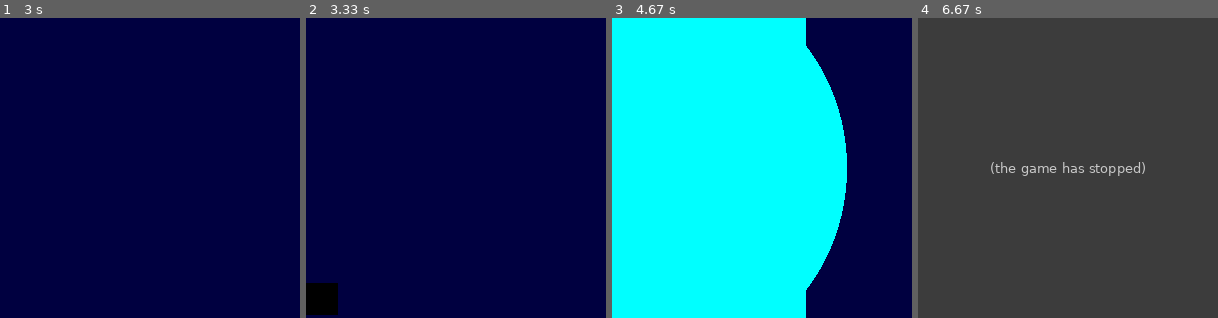
Above: before the commit, frames 1-4 (left to right).
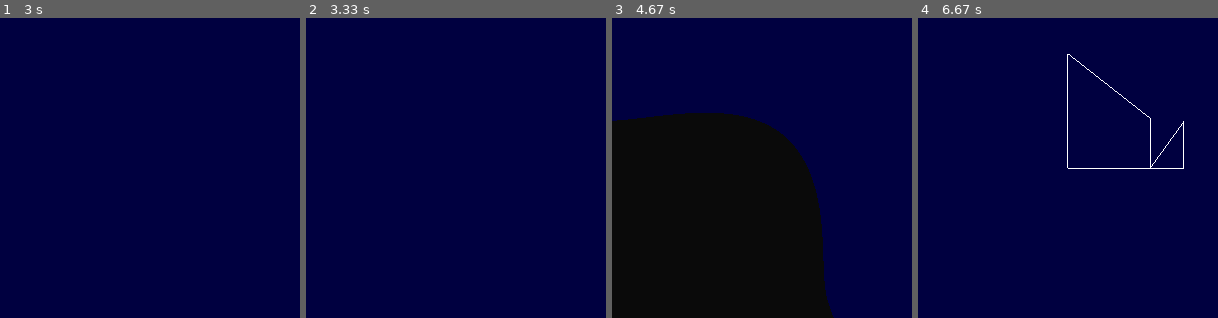
Above: after the commit, the same moments.

Repository: Distrotech/PyOpenGL
Game: pygame game, started from tests/tests.py
Two runs of this game, one before a commit and one after it. Both use one fixed random seed, a clock stepped at 60 frames per second and the inputs below. The source is Python 2; it was converted automatically to run under Python 3.
Inputs:
- Up to frame 1 (3 s): no input
- Up to frame 2 (3.33 s): no input
- Up to frame 3 (4.67 s): no input
- Up to frame 4 (6.67 s): no input

Frame 1 is identical in both runs. In frame 2, 1.1% of the frame differs, in the area x 0-11%, y 88-99%; in frame 3, 73%; in frame 4, 100%, in the area x 0-100%, y 0-100%.
Before the commit the program exited at 6.62 s; later frames show no game.

Commit message:
Add failing test for glMultiDrawElements

Diff:
--- a/tests/tests.py
+++ b/tests/tests.py
@@ -10,8 +10,14 @@
 from OpenGL.GLU import *
 from OpenGL.arrays import arraydatatype
 import OpenGL
+from OpenGL.extensions import alternate
 import ctypes
 from OpenGL.GL.EXT.framebuffer_object import *
+from OpenGL.GL.EXT.multi_draw_arrays import *
+
+glMultiDrawElements = alternate(
+	glMultiDrawElementsEXT, glMultiDrawElements,
+)
 
 
 class Test( unittest.TestCase ):
@@ -372,8 +378,11 @@
 		import numpy
 		a = numpy.arange( 0,1.2, .1, 'd' ).reshape( (-1,3 ))
 		glEnableClientState(GL_VERTEX_ARRAY)
-		glColorPointerf( a )
-		glColorPointerd( a )
+		try:
+			glColorPointerf( a )
+			glColorPointerd( a )
+		finally:
+			glDisableClientState( GL_VERTEX_ARRAY )
 	def test_constantPickle( self ):
 		"""Test that our constants can be pickled/unpickled properly"""
 		import pickle, cPickle
@@ -536,19 +545,22 @@
 		glNormal3f( 0,0,1 )
 		glColor3f( 1,1,1 )
 		glEnableClientState(GL_VERTEX_ARRAY)
-		for x in range( 1, 255, 10 ):
-			d.bind()
-			try:
-				glVertexPointerd( d )
-				glDrawElements( GL_LINE_LOOP, len(indices), GL_UNSIGNED_INT, indices )
-			finally:
-				d.unbind()
-			lastPoint = [[1.5,(1/255.) * float(x),0]]
-			d[-2:-1] = lastPoint
-			glFlush()
-			pygame.display.flip()
-			glClear( GL_COLOR_BUFFER_BIT|GL_DEPTH_BUFFER_BIT )
-			time.sleep( 0.001 )
+		try:
+			for x in range( 1, 255, 10 ):
+				d.bind()
+				try:
+					glVertexPointerd( d )
+					glDrawElements( GL_LINE_LOOP, len(indices), GL_UNSIGNED_INT, indices )
+				finally:
+					d.unbind()
+				lastPoint = [[1.5,(1/255.) * float(x),0]]
+				d[-2:-1] = lastPoint
+				glFlush()
+				pygame.display.flip()
+				glClear( GL_COLOR_BUFFER_BIT|GL_DEPTH_BUFFER_BIT )
+				time.sleep( 0.001 )
+		finally:
+			glDisableClientState( GL_VERTEX_ARRAY )
 	def test_fbo( self ):
 		"""Test that we support framebuffer objects
 
@@ -621,6 +633,32 @@
 		if glBlendColor:
 			glBlendColor( .3, .4, 1.0, .3 )
 			print 'OpenGL 1.2 support'
+	def test_glmultidraw( self ):
+		"""Test that glMultiDrawElements works, if supported on the hardware"""
+		if glMultiDrawElements:
+			points = [
+				(i,0,0) for i in range( 8 )
+			] + [
+				(i,1,0) for i in range( 8 )
+			]
+			indices = [
+				[0,8,9,1, 2,10,11,3],
+				[4,12,13,5,6,14,15,7,8,16],
+			]
+			glEnableClientState( GL_VERTEX_ARRAY )
+			glDisableClientState( GL_COLOR_ARRAY )
+			glDisableClientState( GL_NORMAL_ARRAY )
+			try:
+				glVertexPointerd( points )
+				glDisable( GL_LIGHTING )
+				try:
+					glMultiDrawElements(GL_QUAD_STRIP, [0,0], GL_UNSIGNED_BYTE, indices, 1)
+				finally:
+					glEnable( GL_LIGHTING )
+			finally:
+				glDisableClientState( GL_VERTEX_ARRAY )
+		else:
+			print 'No multi_draw_arrays support'
 
 if __name__ == "__main__":
 	import logging
